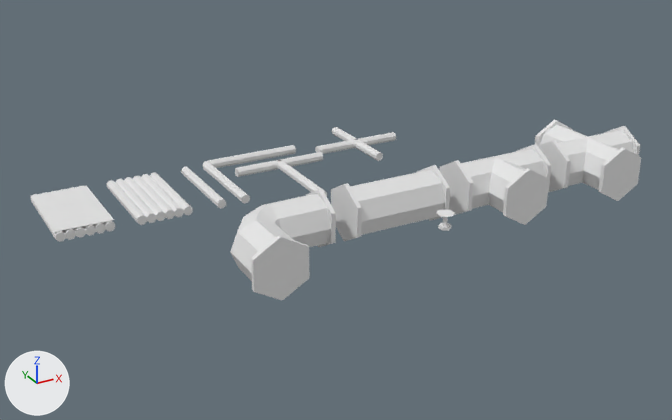
One commit to the Blender file project/misc/Tubes.blend: the scene before it, then after it.
Camera for both pictures: a camera (50 mm lens) standing at (-12.9, -27.0, 14.3) and looking at (4.0, 3.6, -1.1). The axes (+X, +Y, +Z) are drawn at lower left. The lights are the same throughout. The picture after the commit comes second.

The first picture shows 'big_L_tube', 'big_T_tube', 'big_X_tube', 'big_tube', 'small_L_tube', 'small_T_tube', 'small_X_tube', 'small_group_tube', 'small_pane_group_tube', 'small_tube', 'valve' and 1 more.
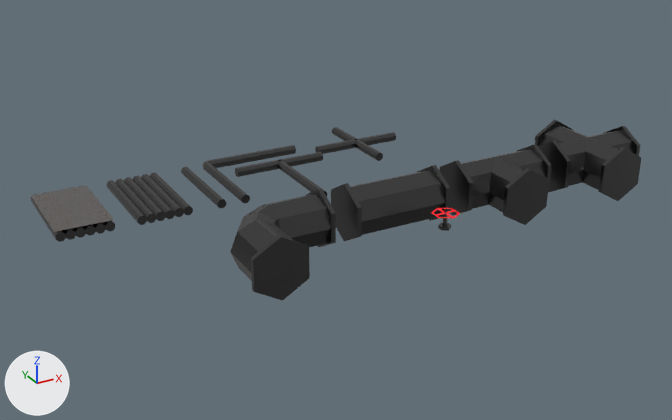
Where the change shows, as pixel boxes (x1, y1, x2, y2) in the pictures (672 x 420 px; the box of a moved part takes in the faces that stretch with it):
'big_L_tube', recoloured (white to dark grey)
    both: (230, 189, 336, 300)
'big_T_tube', recoloured (white to dark grey)
    both: (439, 144, 552, 225)
'big_tube', recoloured (white to dark grey)
    both: (331, 165, 450, 241)
'big_X_tube', recoloured (white to dark grey)
    both: (535, 120, 641, 201)
'small_group_tube', recoloured (white to dark grey)
    both: (107, 172, 193, 225)
'small_L_tube', recoloured (white to dark grey)
    both: (203, 145, 296, 204)
'small_T_tube', recoloured (white to dark grey)
    both: (235, 152, 327, 196)
'small_X_tube', recoloured (white to dark grey)
    both: (315, 127, 396, 161)
'small_tube', recoloured (white to dark grey)
    both: (181, 167, 226, 209)
'valve', reshaped (50% wider, 12% taller)
    before: (436, 210, 455, 226)
    after: (431, 208, 460, 226)
part 1 of me_цилиндр_003, moved or reshaped
    before: (436, 210, 455, 217)
    after: (431, 208, 460, 218)
part 2 of me_цилиндр_009, recoloured (white to dark grey)
    both: (31, 186, 115, 242)
part 3 of me_цилиндр_009, recoloured (white to grey)
    both: (31, 186, 114, 232)

Diff of the bpy script that builds the scene:
```diff
--- a/project/misc/Tubes.blend.py
+++ b/project/misc/Tubes.blend.py
@@ mat_black_metal @@
+mat_black_metal = principled_material('Black_metal')
+mat_black_metal.base_color = (0.0933, 0.0933, 0.0933)  # dark grey #565656
+mat_black_metal.metallic = 1.0
+mat_black_metal.roughness = 0.282
@@ mat_rust @@
+mat_rust = bpy.data.materials.new('Rust')
+# nodes: BsdfPrincipled, OutputMaterial, TexNoise, ValToRGB
+# colours: brown #7d4b1d, brown #3f1c00, grey #858585, white #ffffff, black #000000
@@ me_цилиндр_001 @@
 me_цилиндр_001.from_pydata(...)  # 64 vertices, 50 faces; spans x -2.15..2.02, y -1.19..1.19, z -2.13..1.93
+me_цилиндр_001.materials.append(mat_black_metal)  # dark grey #565656
@@ me_цилиндр_003 @@
 # used by ob_valve; location = (5.58, -1.74, 0.06)
-me_цилиндр_003.from_pydata(...)  # 18 vertices, 7 faces; spans x -0.318..0.318, y -0.367..0.367, z 0.0..0.479
+me_цилиндр_003.from_pydata(...)  # 18 vertices, 7 faces; spans x -0.471..0.471, y -0.543..0.543, z 0.0..0.479
+# me_цилиндр_003 part 1: the loose piece of 6 vertices spanning x -0.318..0.318, y -0.367..0.367, z 0.479 is scaled about its middle by (1.48, 1.48, 1)
@@ me_цилиндр_005 @@
 me_цилиндр_005.from_pydata(...)  # 32 vertices, 20 faces; spans x -2.0..2.0, y -2.0..2.0, z -0.18..0.18
+me_цилиндр_005.materials.append(mat_black_metal)  # dark grey #565656
@@ me_цилиндр_006 @@
 me_цилиндр_006.from_pydata(...)  # 40 vertices, 24 faces; spans x -2.07..2.06, y -1.03..1.03, z -1.19..1.19
+me_цилиндр_006.materials.append(mat_black_metal)  # dark grey #565656
@@ me_цилиндр_007 @@
 me_цилиндр_007.from_pydata(...)  # 68 vertices, 40 faces; spans x -2.04..2.09, y -1.55..1.64, z -1.19..1.19
+me_цилиндр_007.materials.append(mat_black_metal)  # dark grey #565656
@@ me_цилиндр_008 @@
 me_цилиндр_008.from_pydata(...)  # 96 vertices, 56 faces; spans x -2.03..2.1, y -2.17..2.17, z -1.19..1.19
+me_цилиндр_008.materials.append(mat_black_metal)  # dark grey #565656
@@ me_цилиндр_009 @@
 me_цилиндр_009.from_pydata(...)  # 100 vertices, 61 faces; spans x -1.09..1.09, y -2.0..2.01, z -0.19..0.2
 # used by ob_small_pane_group_tube; location = (-6.09, 6.01, 0.07)
+# me_цилиндр_009 part 2: all 60 faces centred in x -1.08..1.08, y -2.0..2.01, z -0.19..0.17 switch from no material to mat_black_metal (dark grey #565656)
+# me_цилиндр_009 part 3: the 1 face centred in x 0.0, y -0.02, z 0.2 switches from no material to mat_rust
+me_цилиндр_009.materials.append(mat_rust)
@@ me_цилиндр_010 @@
 me_цилиндр_010.from_pydata(...)  # 96 vertices, 60 faces; spans x -1.08..1.08, y -2.0..2.0, z -0.18..0.18
+me_цилиндр_010.materials.append(mat_black_metal)  # dark grey #565656
@@ me_цилиндр_011 @@
 me_цилиндр_011.from_pydata(...)  # 16 vertices, 10 faces; spans x -0.18..0.18, y -2.0..2.0, z -0.18..0.18
+me_цилиндр_011.materials.append(mat_black_metal)  # dark grey #565656
@@ me_цилиндр_012 @@
 me_цилиндр_012.from_pydata(...)  # 40 vertices, 34 faces; spans x -1.06..3.31, y -3.31..1.06, z -0.18..0.18
+me_цилиндр_012.materials.append(mat_black_metal)  # dark grey #565656
@@ me_цилиндр_013 @@
 me_цилиндр_013.from_pydata(...)  # 32 vertices, 20 faces; spans x -2.0..2.0, y -2.97..1.15, z -0.18..0.18
+me_цилиндр_013.materials.append(mat_black_metal)  # dark grey #565656
```
